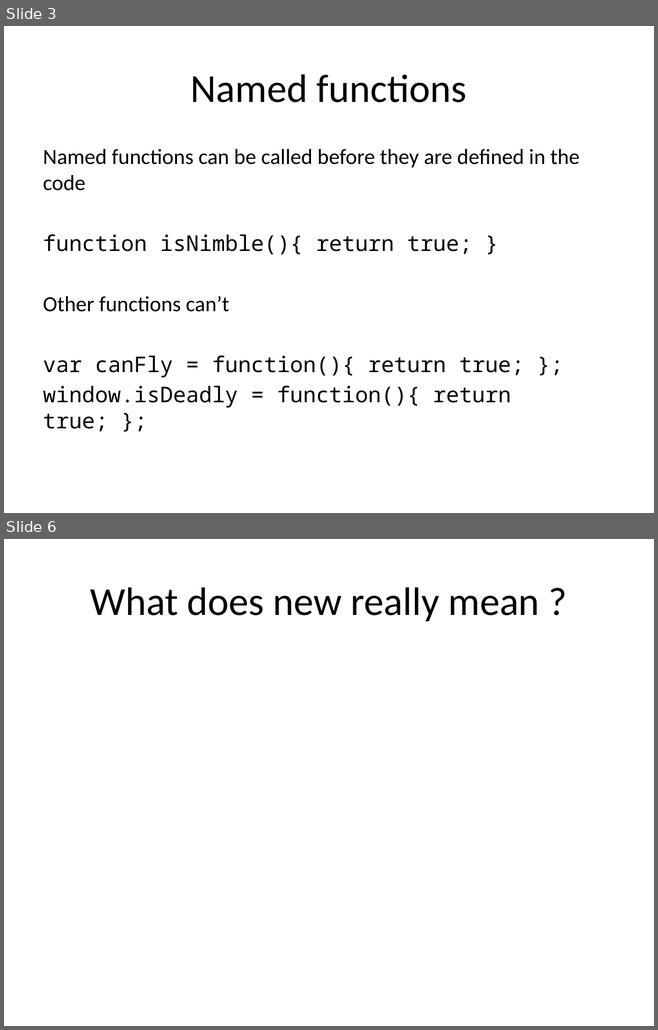
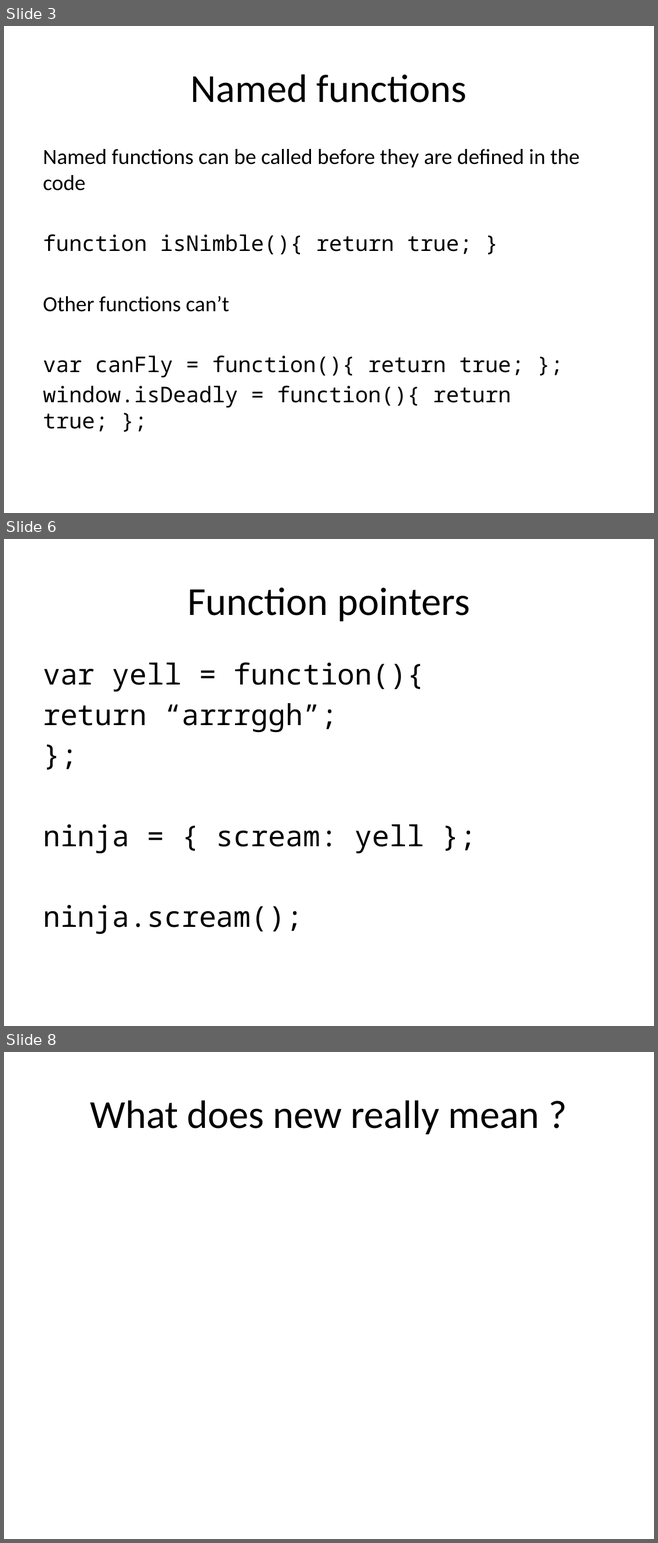
Before and after one commit to kimon-satan/SAEjavaScript, a slide deck: week8/slides/week8.pptx. Shown one above the other, each under a label of ours: slides 3 and 6 before the commit, slides 3, 6 and 8 after it; the slides between them are not shown. The pictures are 658x1030 and 658x1543 pixels, drawn with LibreOffice and Linux fonts; fonts in the diff are those of the drawing. Boxes give left, top, right and bottom in pixels: in the first picture for what was removed or moved away, otherwise in the second. Text is boxed around its words. In the diff, an @@ line names an element or a change of style, - is before the commit and + after.

```diff
--- a/week8/slides/week8.pptx
+++ b/week8/slides/week8.pptx
@@ slide 6 added at (4, 539, 654, 1026), background #FFFFFF @@
@@ title added at (187, 587, 470, 621), 44 pt, text #000000 @@
+Function pointers
@@ text added at (43, 663, 424, 935), 32 pt, text #000000 @@
+var yell = function(){
+return “arrrggh”;
+};
+ninja = { scream: yell };
+ninja.scream();
@@ what was slide 6 is now slide 8 @@
```
Also in this commit, not shown: 2 slides changed, 1 other slide added, 5 other files.
